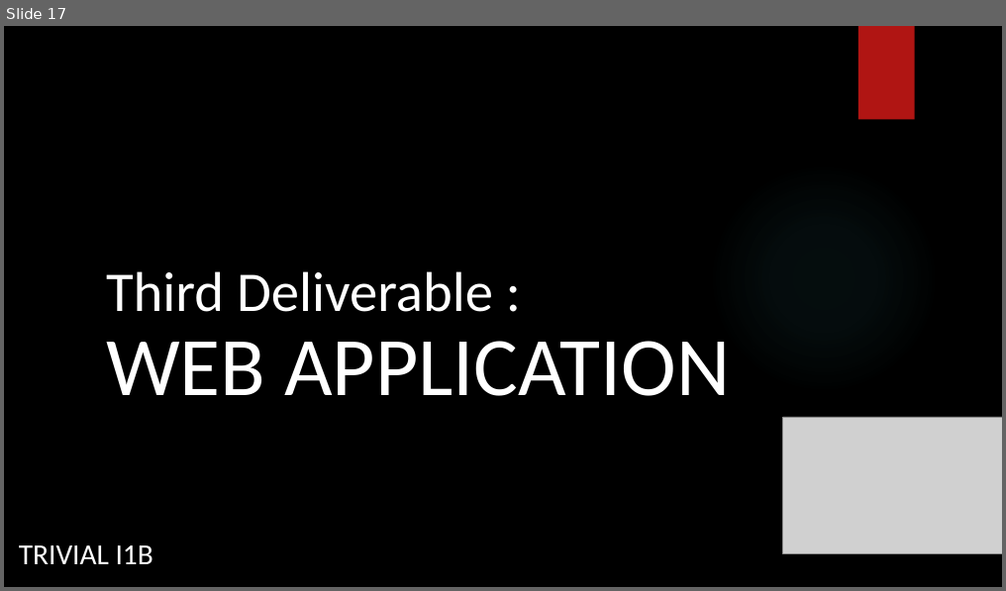
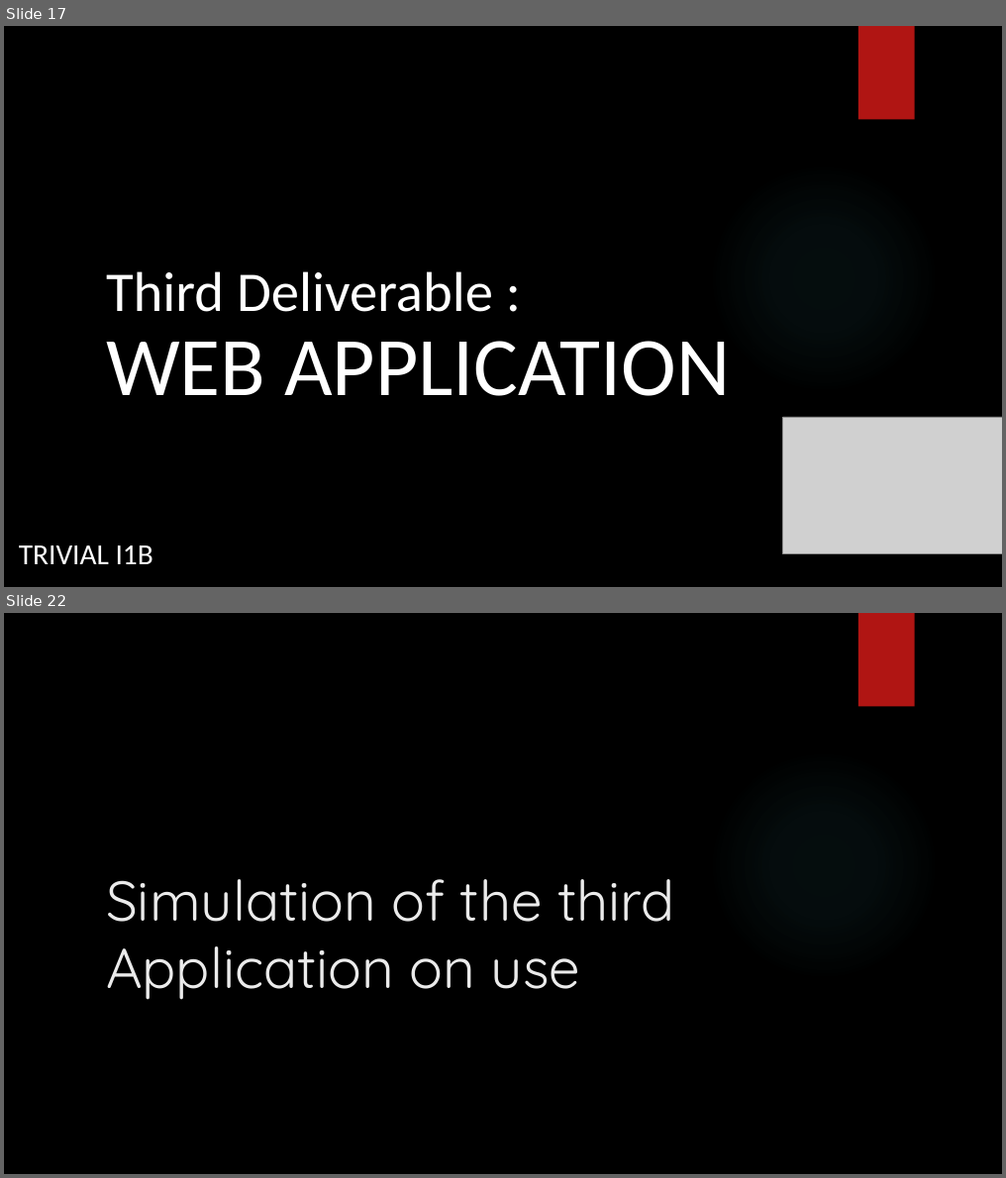
Before and after one commit to Arquisoft/Trivial_i1b, a slide deck: Documentation/Software Architecture.pptx. Shown one above the other, each under a label of ours: slide 17 before the commit, slides 17 and 22 after it; the slides between them are not shown. The pictures are 1006x591 and 1006x1178 pixels, drawn with LibreOffice and Linux fonts; fonts in the diff are those of the drawing; grey boxes stand for pictures; background and template pictures are left out. Boxes give left, top, right and bottom in pixels: in the first picture for what was removed or moved away, otherwise in the second. Text is boxed around its words. In the diff, an @@ line names an element or a change of style, - is before the commit and + after.

```diff
--- a/Documentation/Software Architecture.pptx
+++ b/Documentation/Software Architecture.pptx
@@ slide 22 added at (4,613,1002,1174), background picture (left out); not listed: 2 template elements that a slide beside it also shows @@
@@ title added at (106,879,674,1000), 54 pt, text #EBEBEB @@
+Simulation of the third Application on use
```
Also in this commit, not shown: 1 slide changed, 12 other slides added, 6 slides removed, 1 other file.
